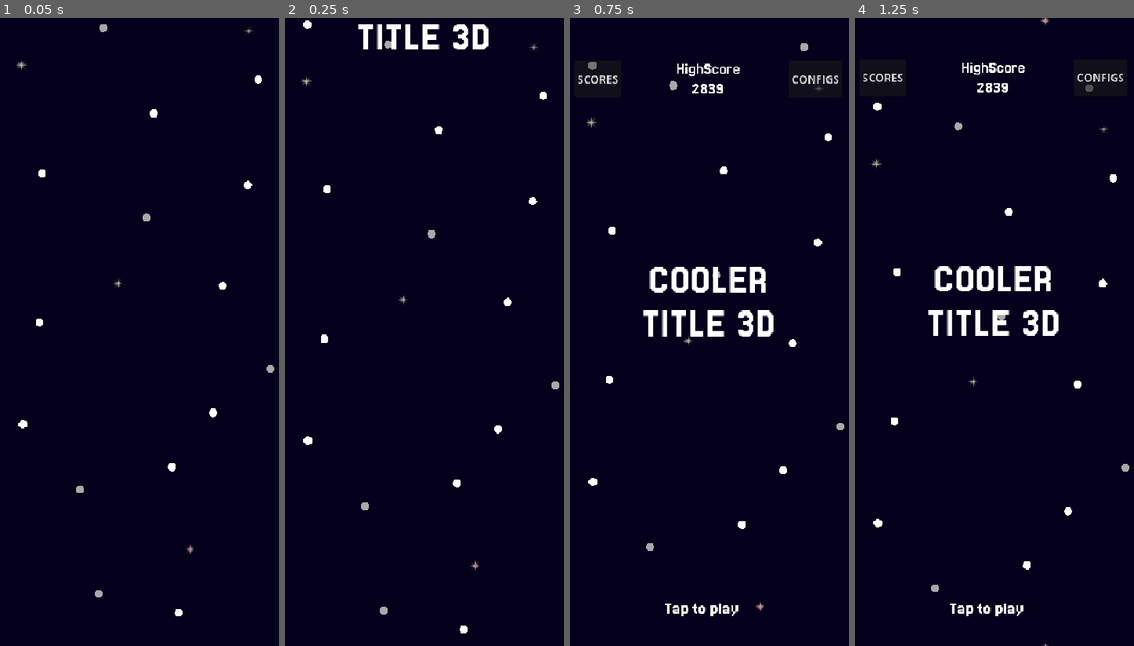
Above: before the commit, frames 1-4 (left to right).
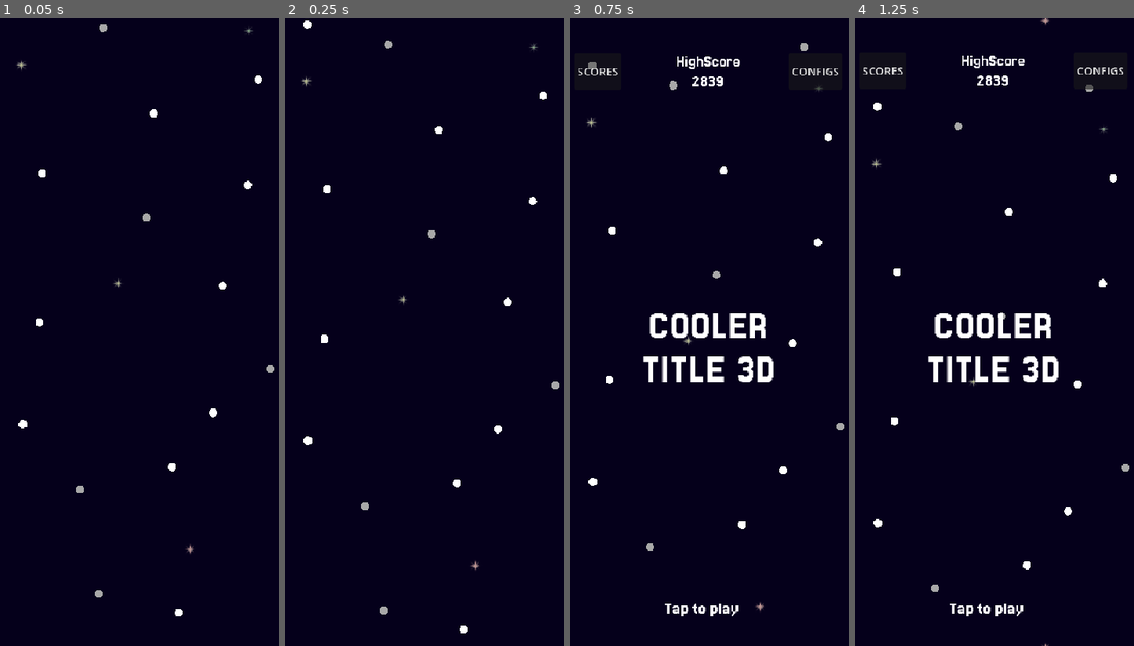
Above: after the commit, the same moments.

Repository: Juawo/space-shooter
Game: Godot game, scene res://scenes/game/main.tscn
Same seed, same stepped clock (60 frames per second), same inputs: the game is played once before the commit and once after it. The engine's default icon, where the game draws it, is replaced by a stand-in: a white triangle on a blue panel in a dark square.
Inputs:
- Up to frame 1 (0.05 s): no input
- Up to frame 2 (0.25 s): no input
- Up to frame 3 (0.75 s): tap Enter at 0.5 s; hold Right (ui_right) from 0.53 s (still down)
- Up to frame 4 (1.25 s): keep holding Right (ui_right)

Frame 1 is identical in both runs. In frame 2, 0.9% of the frame differs, in the area x 26-74%, y 1-5%; in frame 3, 4.2%, in the area x 2-97%, y 6-58%; in frame 4, 4.2%.

Commit message:
Enhance main menu functionality; add background tap area interaction and game state transition

Diff:
--- a/scenes/ui/MainMenu/main_menu.tscn
+++ b/scenes/ui/MainMenu/main_menu.tscn
@@ -63,19 +63,19 @@
 tracks/1/imported = false
 tracks/1/enabled = true
 tracks/1/path = NodePath("MarginContainer/VBoxContainer/TitleWrapper/title:position")
-tracks/1/interp = 1
+tracks/1/interp = 2
 tracks/1/loop_wrap = true
 tracks/1/keys = {
 "times": PackedFloat32Array(0, 0.3, 0.6),
 "transitions": PackedFloat32Array(2, 1, 1),
 "update": 0,
-"values": [Vector2(-196, 273), Vector2(-196, 293), Vector2(-196, -200)]
+"values": [Vector2(-98, -62.5), Vector2(-98, -82.5), Vector2(-98, -700)]
 }
 tracks/2/type = "value"
 tracks/2/imported = false
 tracks/2/enabled = true
 tracks/2/path = NodePath("MarginContainer/VBoxContainer/HeaderWrapper/Header:position")
-tracks/2/interp = 1
+tracks/2/interp = 2
 tracks/2/loop_wrap = true
 tracks/2/keys = {
 "times": PackedFloat32Array(0, 0.3, 0.6),
@@ -97,6 +97,7 @@
 anchor_bottom = 1.0
 grow_horizontal = 2
 grow_vertical = 2
+mouse_filter = 1
 script = ExtResource("1_epepa")
 
 [node name="MarginContainer" type="MarginContainer" parent="."]
@@ -107,9 +108,13 @@
 grow_horizontal = 2
 grow_vertical = 2
 theme_override_constants/margin_left = 10
-theme_override_constants/margin_top = 20
+theme_override_constants/margin_top = 10
 theme_override_constants/margin_right = 10
 theme_override_constants/margin_bottom = 20
+
+[node name="BackgroundTapArea" type="Button" parent="MarginContainer"]
+modulate = Color(1, 1, 1, 0)
+layout_mode = 2
 
 [node name="VBoxContainer" type="VBoxContainer" parent="MarginContainer"]
 layout_mode = 2
@@ -165,14 +170,18 @@
 [node name="TitleWrapper" type="Control" parent="MarginContainer/VBoxContainer"]
 layout_mode = 2
 size_flags_horizontal = 4
-size_flags_vertical = 4
+size_flags_vertical = 6
 
 [node name="title" type="Label" parent="MarginContainer/VBoxContainer/TitleWrapper"]
 layout_mode = 1
+anchors_preset = 15
+anchor_right = 1.0
+anchor_bottom = 1.0
 offset_left = -196.0
 offset_top = 273.0
-offset_right = 196.0
-offset_bottom = 398.00018
+offset_bottom = 398.0
+grow_horizontal = 2
+grow_vertical = 2
 size_flags_vertical = 6
 size_flags_stretch_ratio = 0.8
 theme_override_fonts/font = ExtResource("1_ift2n")
@@ -202,4 +211,5 @@
 }
 
 [connection signal="gui_input" from="." to="." method="_on_gui_input"]
+[connection signal="pressed" from="MarginContainer/BackgroundTapArea" to="." method="_on_background_tap_area_pressed"]
 [connection signal="animation_finished" from="AnimationPlayer" to="." method="_on_animation_player_animation_finished"]
--- a/scripts/game/game-events.gd
+++ b/scripts/game/game-events.gd
@@ -4,3 +4,4 @@
 signal resume_requested
 signal main_menu_requested
 signal game_over
+signal game_requested
--- a/scripts/game/main/main.gd
+++ b/scripts/game/main/main.gd
@@ -21,6 +21,7 @@
 	GameEvents.resume_requested.connect(_on_resume_requested)
 	GameEvents.main_menu_requested.connect(_on_main_menu_requested)
 	GameEvents.game_over.connect(_on_game_over)
+	GameEvents.game_requested.connect(_on_game_requested)
 	state = GameStates.MAIN_MENU
 
 
@@ -39,6 +40,10 @@
 # GAME OVER STATE
 func _on_game_over():
 	state = GameStates.GAME_OVER
+
+func _on_game_requested():
+	if state == GameStates.MAIN_MENU:
+		state = GameStates.GAME
 
 func _set_state(newValue : GameStates):
 	state = newValue
--- a/scripts/ui/MainMenu/main_menu.gd
+++ b/scripts/ui/MainMenu/main_menu.gd
@@ -20,3 +20,11 @@
 func _on_animation_player_animation_finished(animationName: StringName) -> void :
 	if animationName == "hide_menu" and not showing :
 		menu_closed.emit()
+
+# TODO : Corrigir clique no background tap area
+func _on_background_tap_area_pressed() -> void:
+	if is_visible_in_tree():
+		print("Clicado!")
+		GameEvents.game_requested.emit()
+	else:
+		print("Clicado mas nao visivel")
